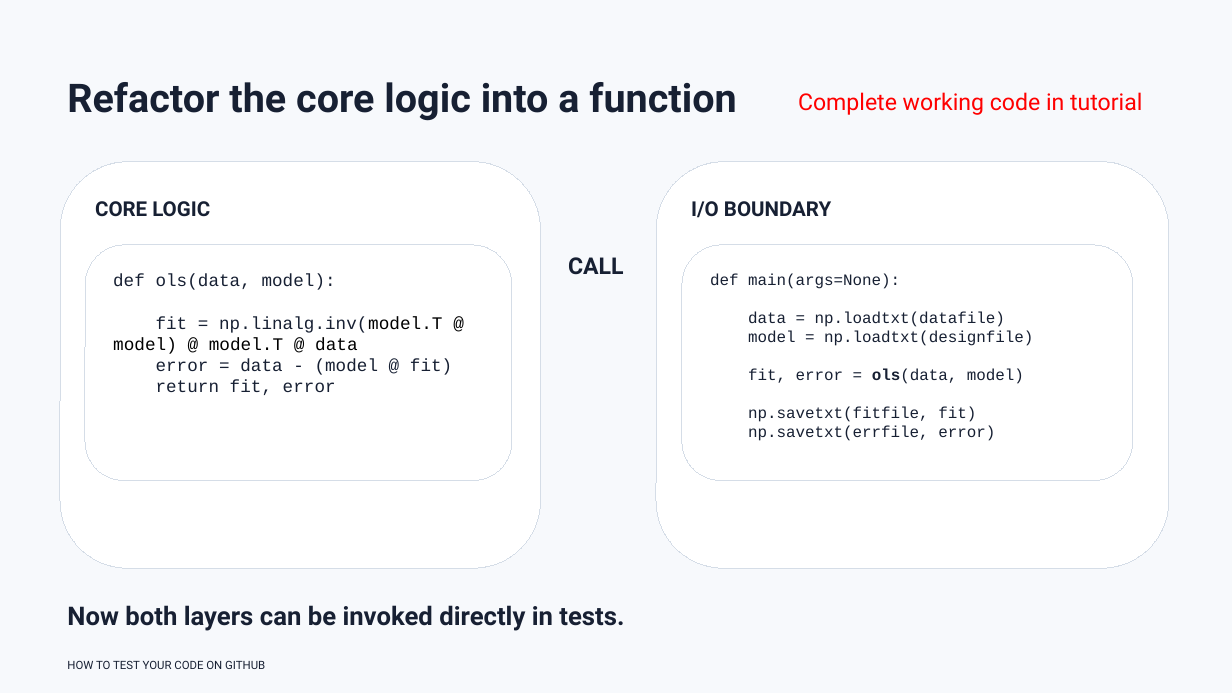
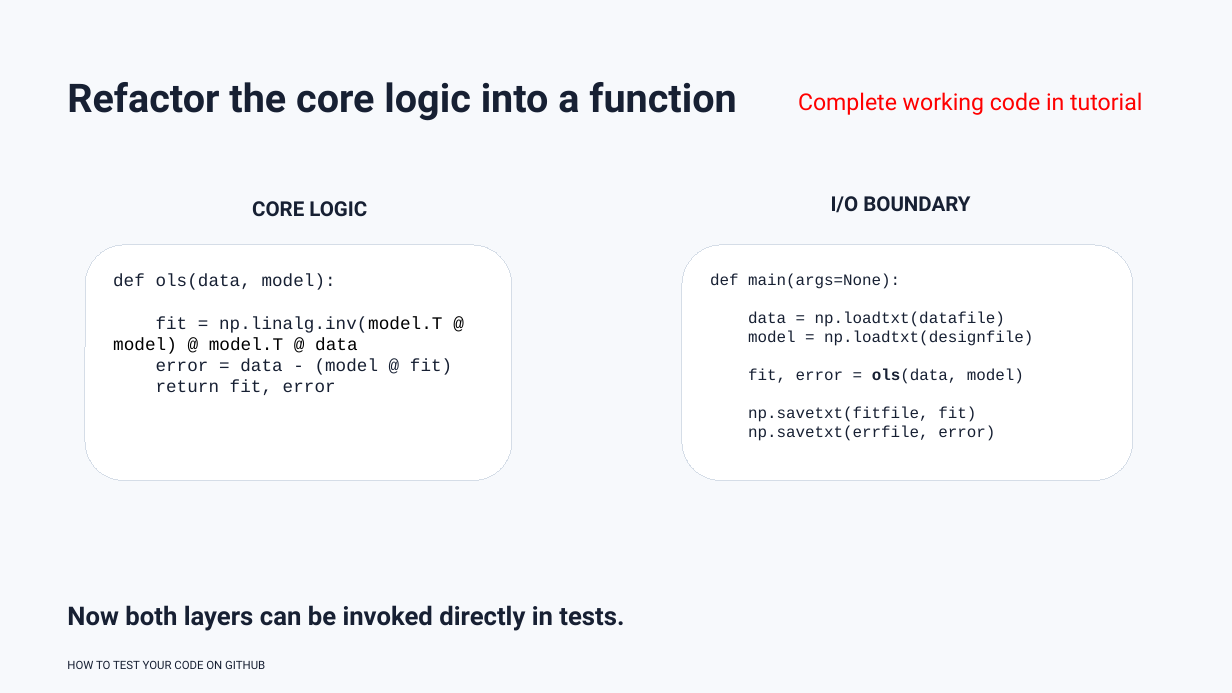
Before and after one commit to rbesenczi/my_ols, a slide deck: slide 11 of presentation/how_to_test_your_code.pptx. Drawn at 1232x693 pixels with LibreOffice and Linux fonts; fonts in the diff are those of the drawing. Boxes give left, top, right and bottom in pixels: in the first picture for what was removed or moved away, otherwise in the second. Text is boxed around its words. In the diff, an @@ line names an element or a change of style, - is before the commit and + after.

```diff
--- a/presentation/how_to_test_your_code.pptx
+++ b/presentation/how_to_test_your_code.pptx
@@ rounded rectangle removed at <box>60,162,541,568</box> @@
@@ rounded rectangle removed at <box>656,162,1169,568</box> @@
@@ text "CORE LOGIC": place and size @@
-text "CORE LOGIC" at <box>95,201,210,217</box>
+text "CORE LOGIC" at <box>252,201,367,217</box>
@@ text "I/O BOUNDARY": place and size @@
-text "I/O BOUNDARY" at <box>691,201,831,218</box>
+text "I/O BOUNDARY" at <box>831,196,970,213</box>
@@ text removed at <box>568,257,624,275</box> @@
-CALL
```
Also in this commit, not shown: 24 other slides changed, 2 slides added.
